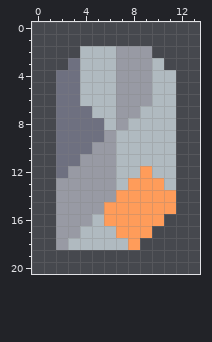
Edited in one commit: pixel-art sprite (sprites/units/weapons/caelifera-gun.png). The first picture shows the starting point.
The file is 14x21 pixels.
And afterwards:
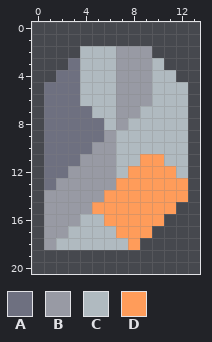
Palette (. is transparent): A #6e7080  B #989aa4  C #b0bac0  D #ff9c5a
The exact change:
Colour A now appears in rows 5 to 13 at x 1.
Colour B now appears in rows 14 to 18 at x 1.
Colour C now appears in rows 5 to 12 at x 12.
The author changed colour B to colour C in row 16 at x 4; in row 17 at x 3; in row 18 at x 2.
Colour D now appears in rows 13 to 14 at x 12.
The author changed colour B to colour D in row 14 at x 6; in row 15 at x 5.
The author changed colour C to colour D in row 11 at x 9 to 10; in row 12 at x 8 and 10 to 11; in row 13 at x 7 and 11.
